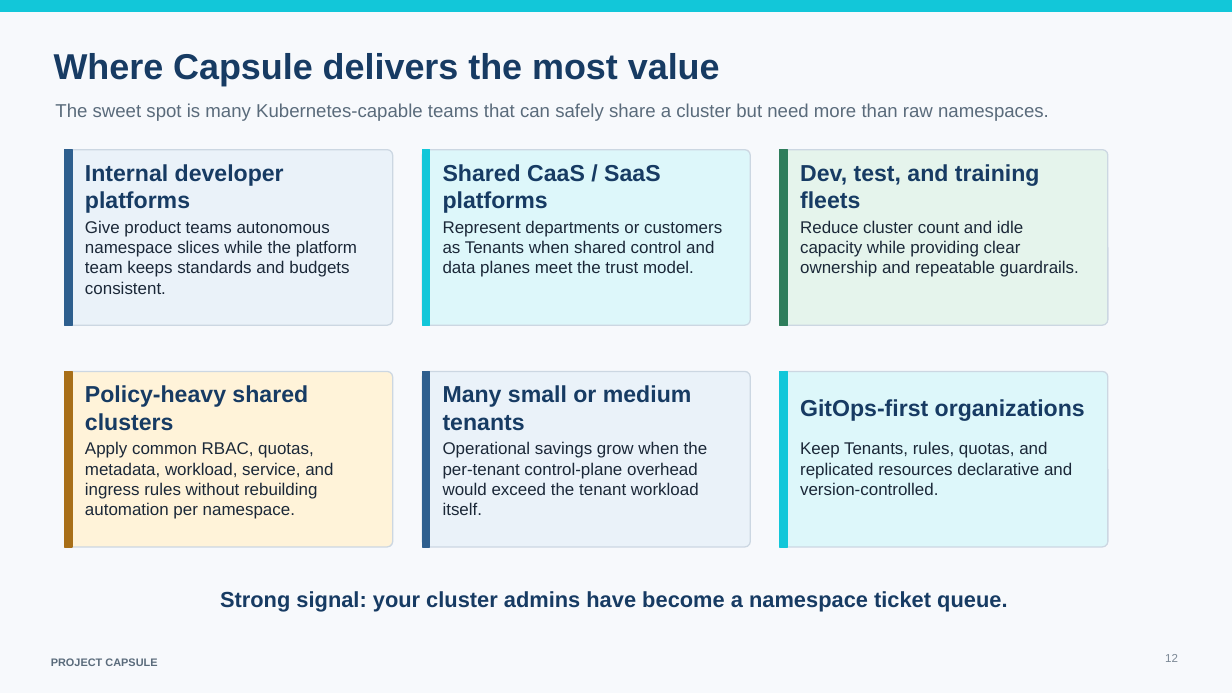
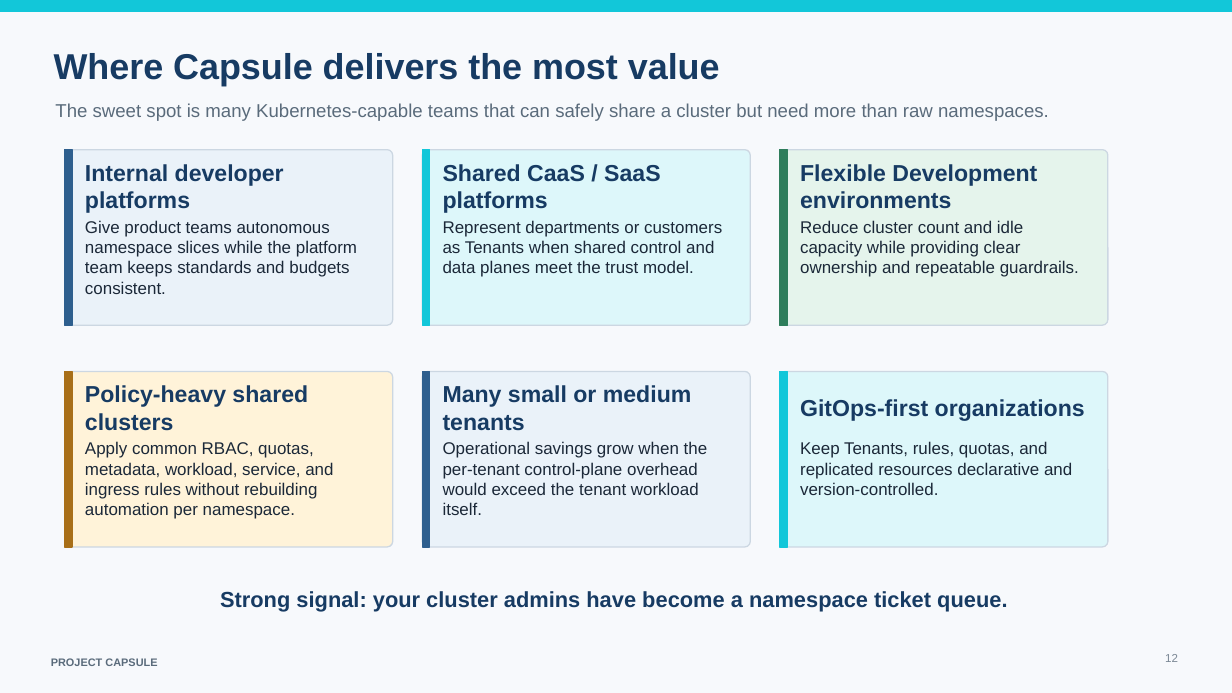
Before and after one commit to projectcapsule/website, a slide deck: slide 12 of presentations/Project_Capsule_Overview.pptx. Drawn at 1232x693 pixels with LibreOffice and Linux fonts; fonts in the diff are those of the drawing. Boxes give left, top, right and bottom in pixels: in the first picture for what was removed or moved away, otherwise in the second. Text is boxed around its words. In the diff, an @@ line names an element or a change of style, - is before the commit and + after.

```diff
--- a/presentations/Project_Capsule_Overview.pptx
+++ b/presentations/Project_Capsule_Overview.pptx
@@ text at bbox=[800, 164, 1037, 209]: text changed @@
-Dev, test, and training fleets
+Flexible Development environments
```
Also in this commit, not shown: 7 other slides changed.
